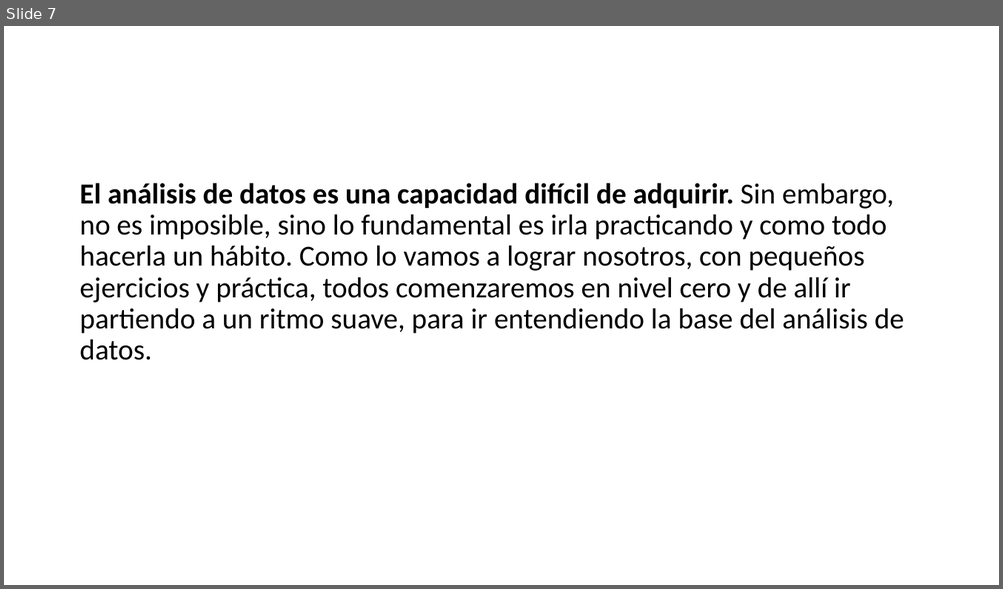
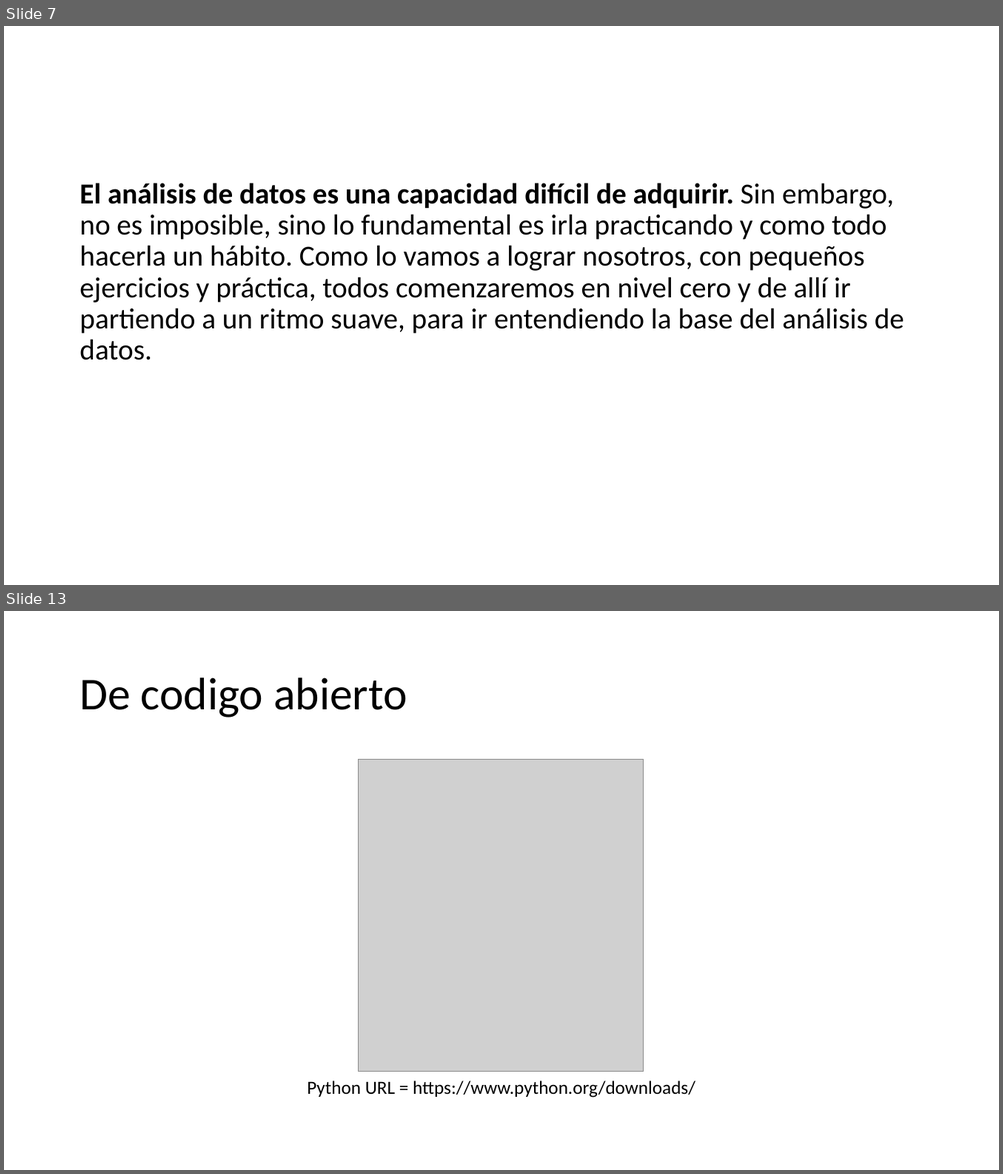
Before and after one commit to wparedesgt/RBasico, a slide deck: presentaciones/S01-New/00_Inicio.pptx. Shown one above the other, each under a label of ours: slide 7 before the commit, slides 7 and 13 after it; the slides between them are not shown. The pictures are 1003x589 and 1003x1174 pixels, drawn with LibreOffice and Linux fonts; fonts in the diff are those of the drawing; grey boxes stand for pictures; background and template pictures are left out. Boxes give left, top, right and bottom in pixels: in the first picture for what was removed or moved away, otherwise in the second. Text is boxed around its words. In the diff, an @@ line names an element or a change of style, - is before the commit and + after.

```diff
--- a/presentaciones/S01-New/00_Inicio.pptx
+++ b/presentaciones/S01-New/00_Inicio.pptx
@@ slide 13 added at [4,611,999,1170], background picture (left out) @@
@@ title added at [79,678,407,718], 44 pt, text #000000 @@
+De codigo abierto
@@ picture added at [358,760,643,1072] @@
@@ text added at [307,1081,695,1098], 18 pt, text #000000 @@
+Python URL = https://www.python.org/downloads/
```
Also in this commit, not shown: 10 other slides added, 9 other files.
